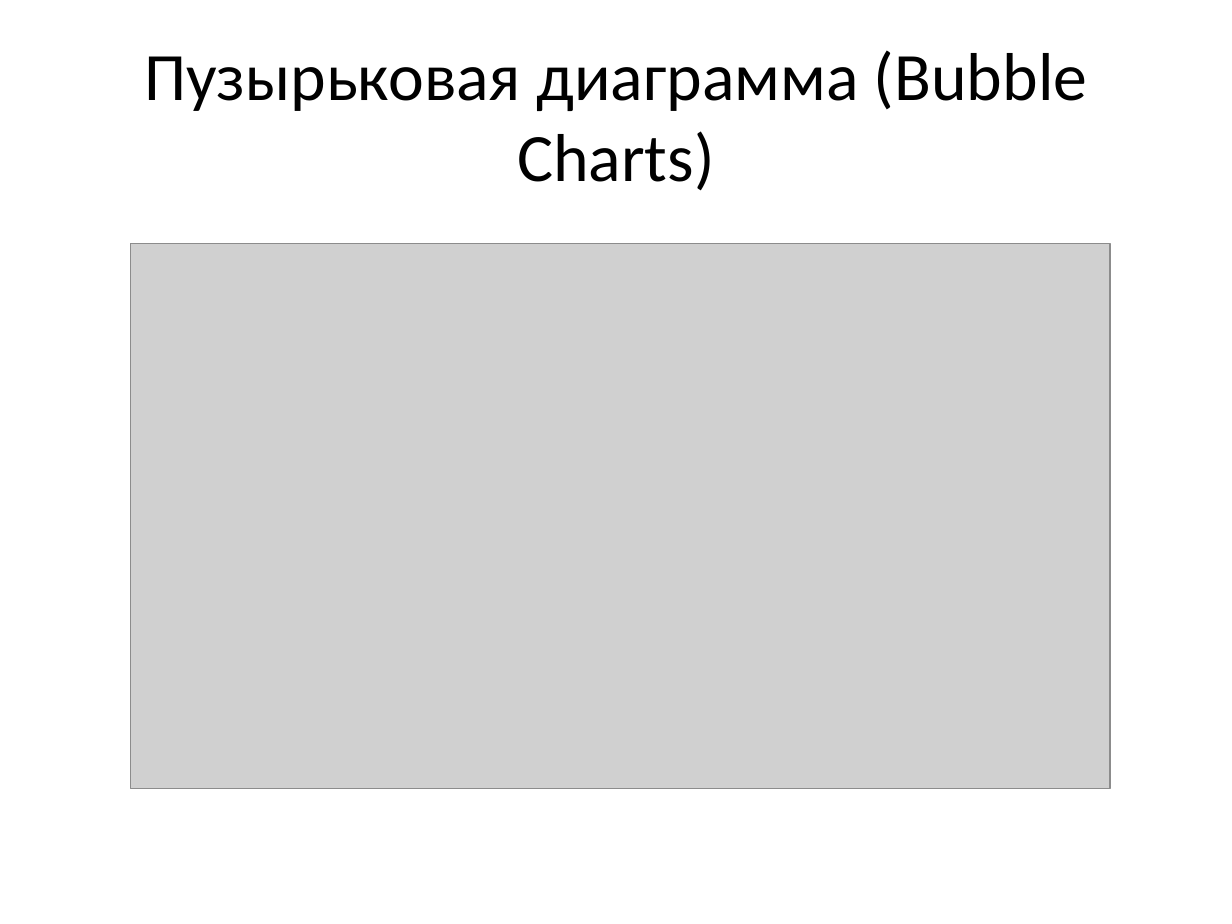
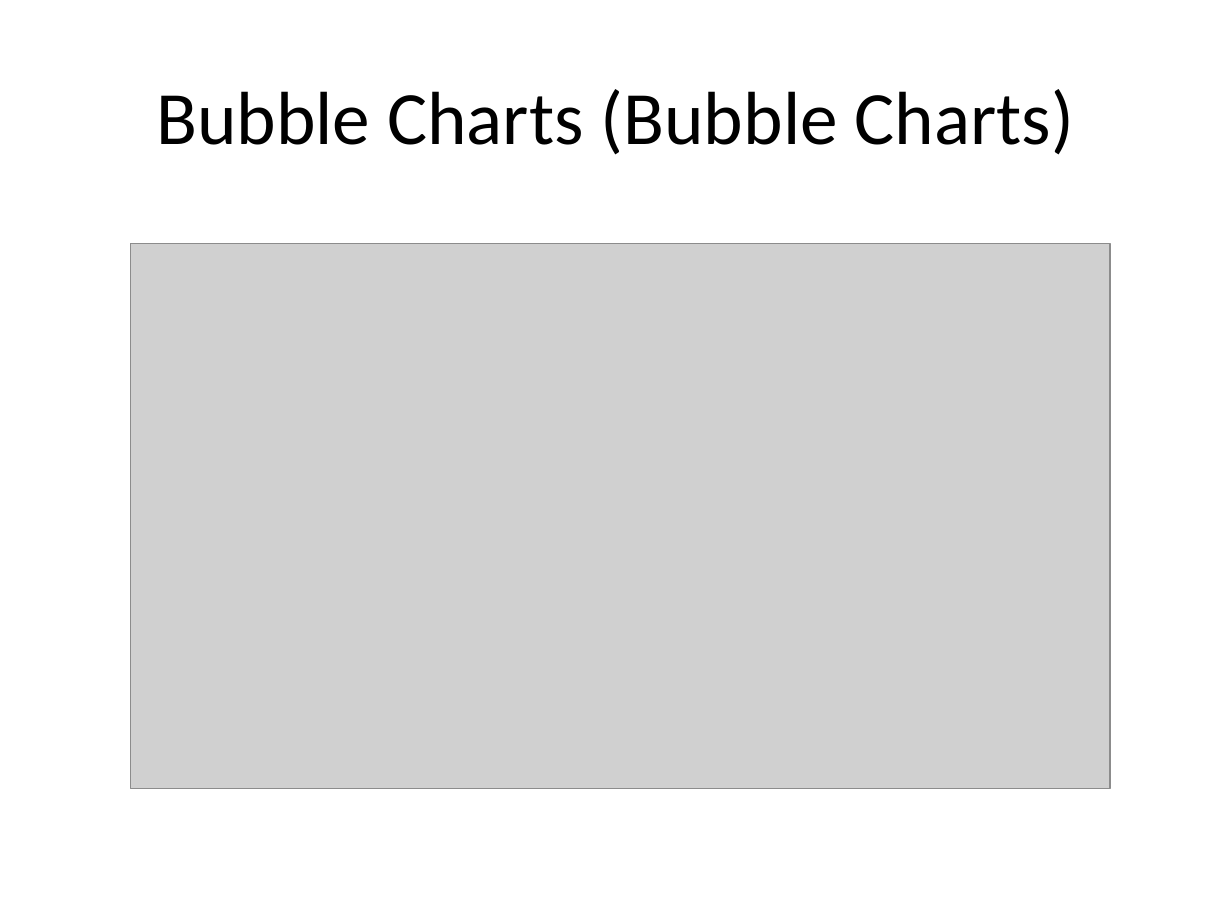
Before and after one commit to a-vodka/dv, a slide deck: slide 18 of dv-lec1-intro.pptx. Drawn at 1232x924 pixels with LibreOffice and Linux fonts; fonts in the diff are those of the drawing; grey boxes stand for pictures; background and template pictures are left out. Boxes give left, top, right and bottom in pixels: in the first picture for what was removed or moved away, otherwise in the second. Text is boxed around its words. In the diff, an @@ line names an element or a change of style, - is before the commit and + after.

```diff
--- a/dv-lec1-intro.pptx
+++ b/dv-lec1-intro.pptx
@@ title at box(156, 89, 1074, 155): text changed; size 39.6 to 44 pt @@
-Пузырьковая диаграмма (Bubble Charts)
+Bubble Charts (Bubble Charts)
```
Also in this commit, not shown: 28 other slides changed, 5 slides added, 5 slides removed, 9 other files.
